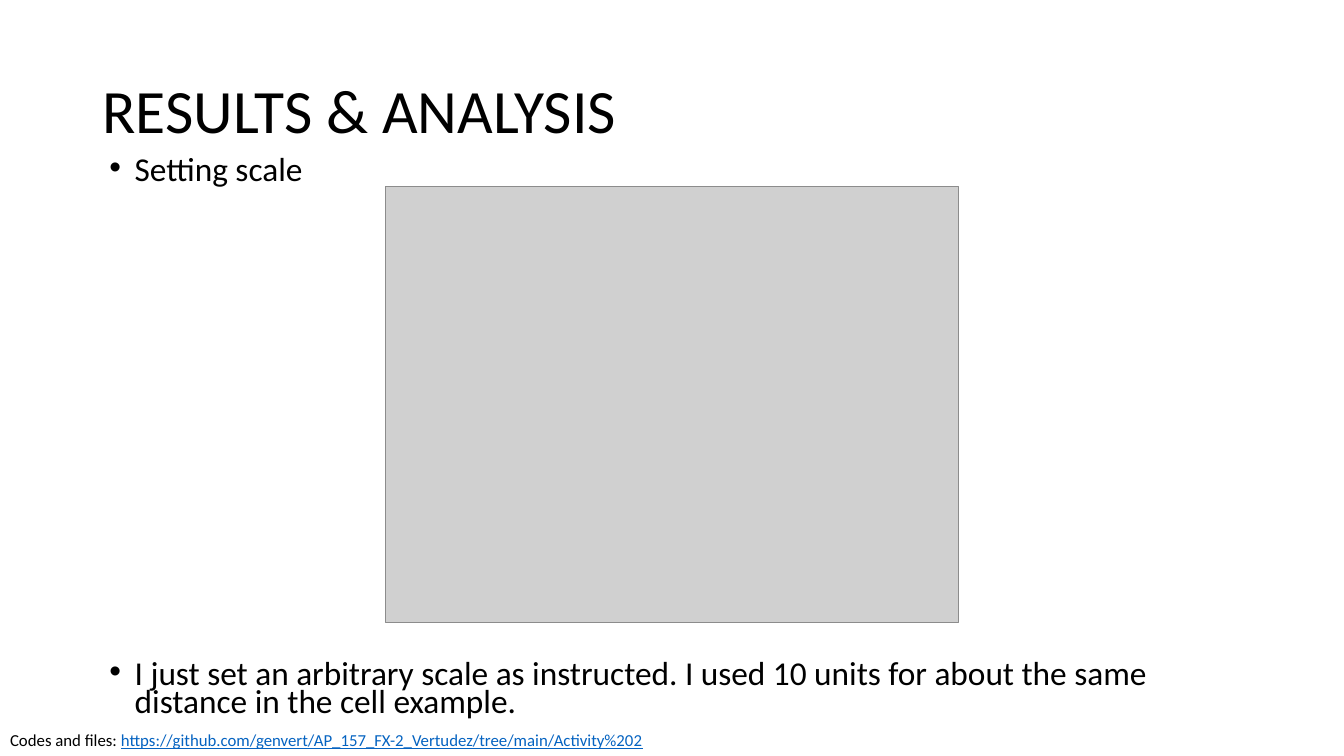
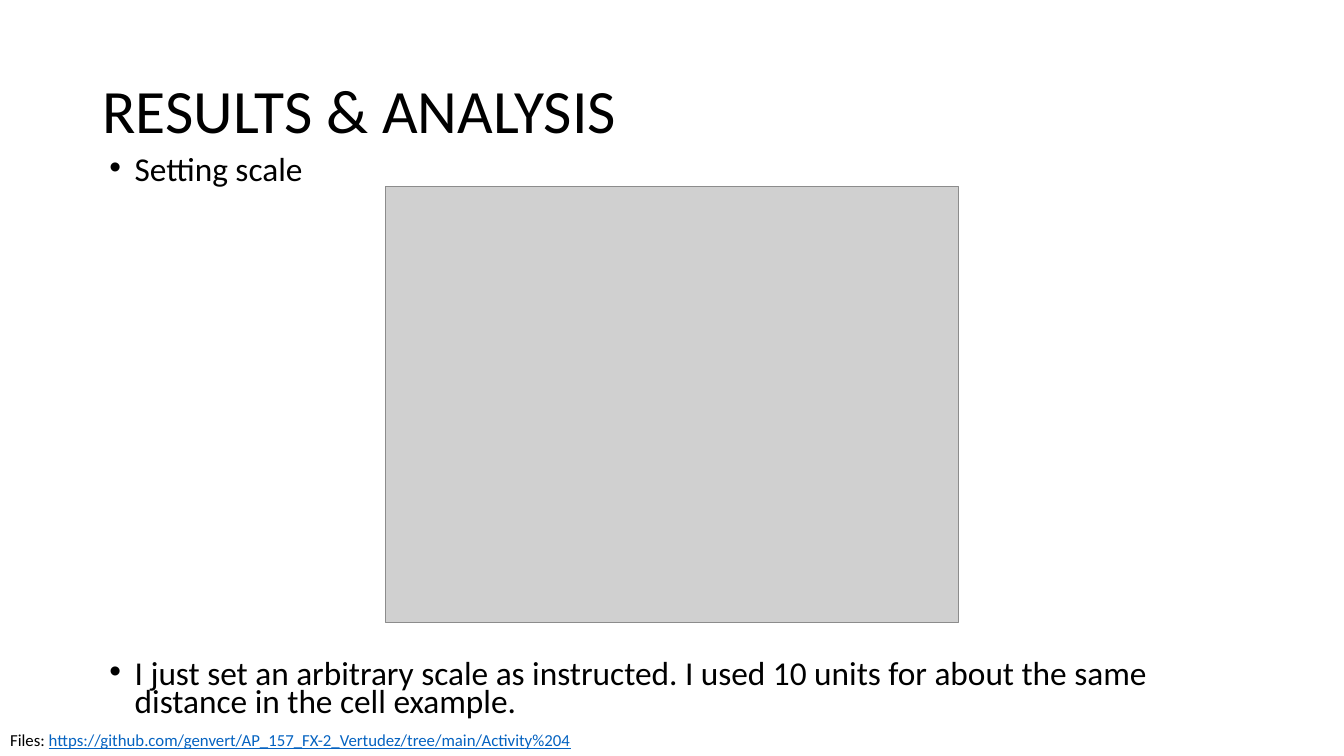
Before and after one commit to genvert/AP_157_FX-2_Vertudez, a slide deck: slide 4 of Activity 4/Vertudez_Activity_4_Report.pptx. Drawn at 1344x756 pixels with LibreOffice and Linux fonts; fonts in the diff are those of the drawing; grey boxes stand for pictures. Boxes give left, top, right and bottom in pixels: in the first picture for what was removed or moved away, otherwise in the second. Text is boxed around its words. In the diff, an @@ line names an element or a change of style, - is before the commit and + after.

Commit message:
act 4 results

```diff
--- a/Activity 4/Vertudez_Activity_4_Report.pptx
+++ b/Activity 4/Vertudez_Activity_4_Report.pptx
@@ text at bbox=[10, 734, 570, 749]: text changed @@
-Codes and files: https://github.com/genvert/AP_157_FX-2_Vertudez/tree/main/Activity%202
+Files: https://github.com/genvert/AP_157_FX-2_Vertudez/tree/main/Activity%204
```
Also in this commit, not shown: 5 other slides changed, 5 other files.
